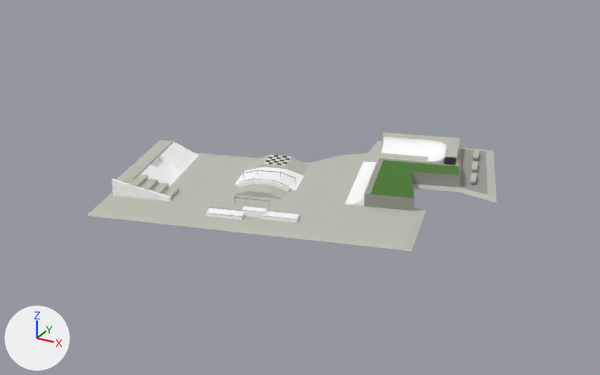
One commit to the Blender file assets/rc/heroes/skatepark.blend: the scene before it, then after it.
Before and after are seen from a camera (50 mm lens) standing at (40.2, -71.6, 35.9) and looking at (-0.9, 3.0, -1.4). The axes (+X, +Y, +Z) are drawn at lower left. The lights are the same throughout. The picture after the commit comes second.

Names of what the first picture shows: 'VIS_bowl_north_paint', 'VIS_central_low_bank_paint', 'VIS_decal_floor', 'VIS_east_quarter_paint', 'VIS_plaza_concrete', 'VIS_plaza_path', 'VIS_plaza_turf', 'VIS_west_bank_north_paint', 'VIS_west_step_side_paint' and 13 more.
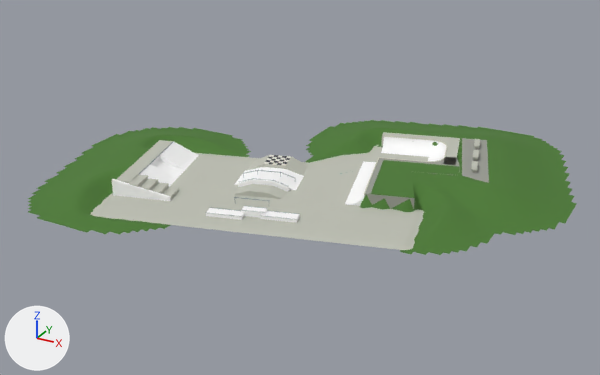
Where the change shows, as pixel boxes [x1, y1, x2, y2] in the pictures (600 x 375 px; the box of a moved part takes in the faces that stretch with it):
'VIS_plaza_turf', reshaped (511% wider, 249% taller)
    before: [371, 160, 460, 198]
    after: [28, 120, 577, 255]
'VIS_plaza_path', reshaped (14% taller)
    before: [364, 149, 488, 211]
    after: [364, 138, 489, 209]
part 1 of me_vis_plaza_path, moved or reshaped
    before: [461, 149, 488, 195]
    after: [462, 138, 489, 183]
part 2 of me_vis_plaza_turf, added (dark green)
    after: [306, 120, 577, 255]
part 3 of me_vis_plaza_turf, added (dark green)
    after: [28, 127, 251, 235]

The change, as a list of edits to the scene's bpy script:
```text
Change me_vis_plaza_path:
    where me_vis_plaza_path.from_pydata(...)  # 74 vertices, 99 faces; spans x 6.1..19.0, y -1.1..20.0, z -0.1..1.5
    used by ob_vis_plaza_path; parent = ob_neighbourhood_skate_plaza; location = (0.0, 0.0, 0.0)
    before: 70 (12.2, 19.2, 0.1) at pixel (461, 149), 71 (15.0, 20.0, 0.1) at pixel (485, 151), 72 (19.0, 7.7, 0.1) at pixel (487, 195), 73 (15.9, 8.2, 0.1) at pixel (460, 187)
    me_vis_plaza_path part 1
    add for i in [*range(70, 74)]: me_vis_plaza_path.vertices[i].co += Vector((0.0, 0.0, 1.4))
Change me_vis_plaza_turf:
    used by ob_vis_plaza_turf; parent = ob_neighbourhood_skate_plaza; location = (0.0, 0.0, 0.0)
    remove me_vis_plaza_turf.from_pydata(...)  # 9 vertices, 2 faces; spans x 6.82..15.67, y -0.89..10.5, z 1.55
    add me_vis_plaza_turf.from_pydata(...)  # 3134 vertices, 2873 faces; spans x -27.6..27.6, y -19.0..28.4, z -0.08..1.55
    me_vis_plaza_turf part 2: a new loose piece of 2050 vertices spanning x -5.4..27.6, y -8.2..28.4, z -0.08..1.54, in mat_turf (dark green #4a7a30)
    me_vis_plaza_turf part 3: a new loose piece of 1075 vertices spanning x -27.6..-6.0, y -19.0..10.4, z -0.08..1.54, in mat_turf (dark green #4a7a30)
    me_vis_plaza_turf part 4: the surface is now shaded smooth
```
